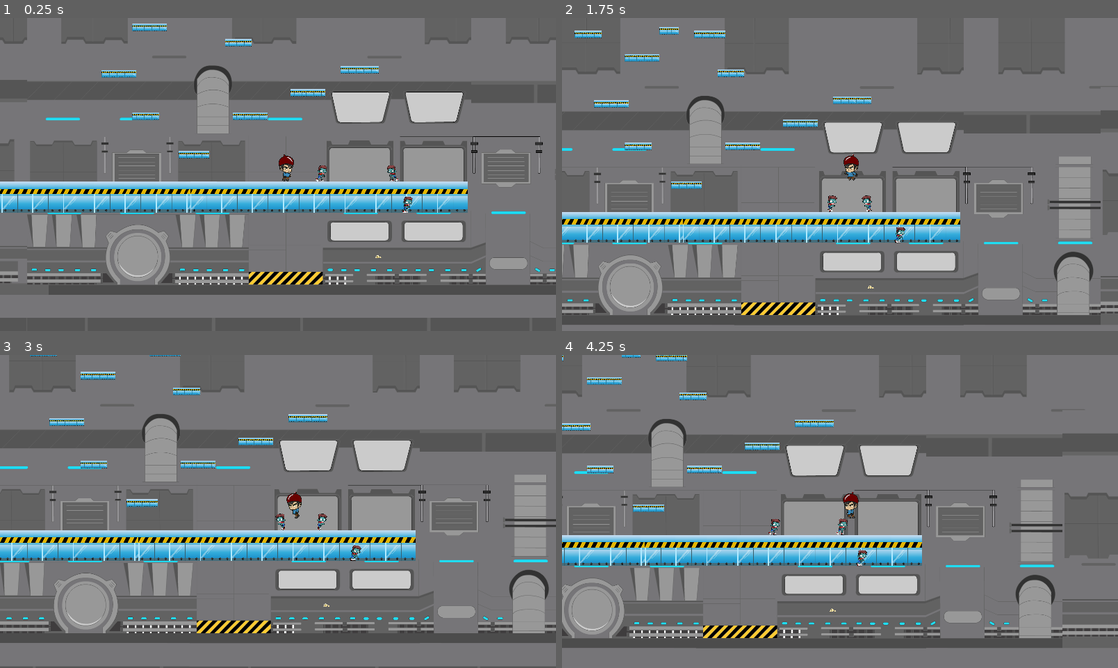
Above: before the commit, frames 1-4 (two rows, left to right).
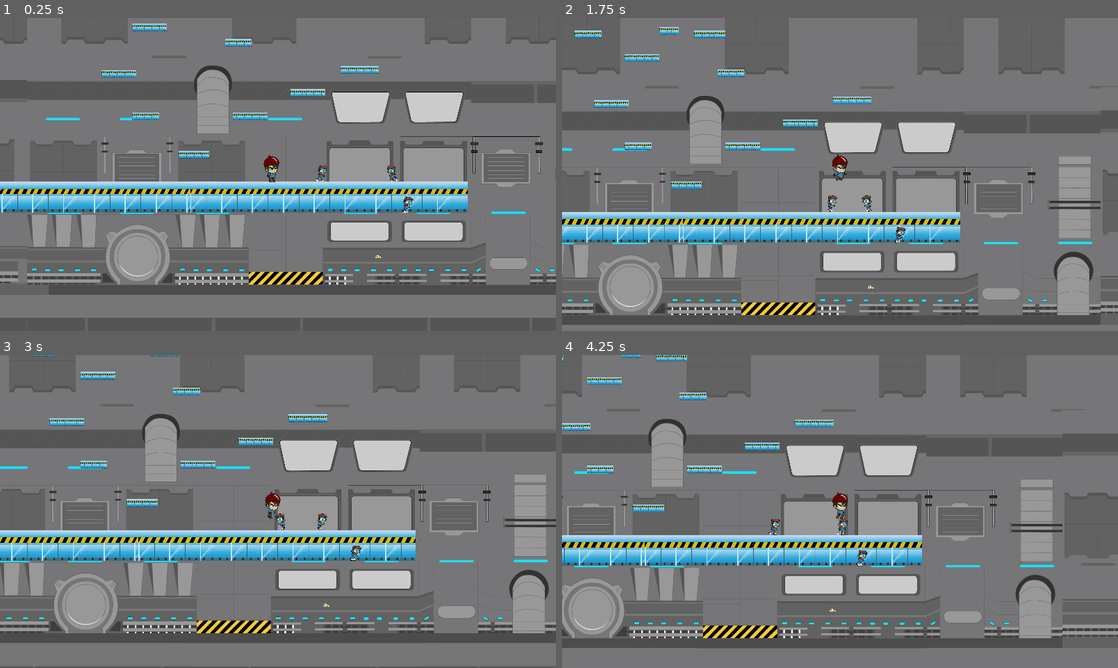
Above: after the commit, the same moments.

Repository: Codian99/godot-gamedev
Game: Godot game, scene res://Scenes/GamePlay.tscn
The game is run twice, just before and just after one commit, with the same random seed, the same clock (stepped at 60 frames per second) and the same inputs.
Inputs:
- Up to frame 1 (0.25 s): no input
- Up to frame 2 (1.75 s): hold D (right) from 0.53 s (still down); tap S (idle) at 0.6, 1.55 s; tap Space (jump) at 0.77, 0.8, 1.07, 1.35, 1.52 s
- Up to frame 3 (3 s): tap Space (jump) at 1.82, 2.3 s; release D (right) at 2.03 s; hold A (left) 2.03-2.78 s; tap E (fire) at 2.1 s; hold D (right) from 2.78 s (still down); tap S (idle) at 2.85 s
- Up to frame 4 (4.25 s): keep holding D (right); tap Space (jump) at 3.02, 3.32, 3.77, 3.8, 4.07 s; tap S (idle) at 3.6 s

The runs differ from the first frame. In frame 1, 0.3% of the frame differs, in the area x 47-75%, y 43-62%; in frame 2, 0.3%; in frame 3, 0.3%; in frame 4, 0.3%.

Commit message:
bug fixed

Diff:
--- a/Animations/Player.tres
+++ b/Animations/Player.tres
@@ -35,7 +35,7 @@
 "frames": [ ExtResource( 36 ), ExtResource( 33 ), ExtResource( 18 ), ExtResource( 26 ), ExtResource( 34 ), ExtResource( 7 ), ExtResource( 32 ), ExtResource( 16 ), ExtResource( 27 ), ExtResource( 35 ) ],
 "loop": true,
 "name": "Idle",
-"speed": 10.0
+"speed": 5.0
 }, {
 "frames": [ ExtResource( 17 ), ExtResource( 5 ), ExtResource( 8 ), ExtResource( 3 ), ExtResource( 19 ), ExtResource( 21 ), ExtResource( 2 ), ExtResource( 31 ) ],
 "loop": true,
--- a/Scenes/GamePlay.tscn
+++ b/Scenes/GamePlay.tscn
@@ -511,11 +511,10 @@
 shape = SubResource( 12 )
 
 [node name="PlayerSprites" type="AnimatedSprite" parent="Player/CollisionShape2D"]
-position = Vector2( 32, -33.0662 )
+position = Vector2( 4, -32.064 )
 scale = Vector2( 0.128, 0.128 )
 frames = ExtResource( 10 )
-animation = "Idle"
-frame = 6
+animation = "Shoot"
 playing = true
 
 [node name="ShootPosRight" type="Node2D" parent="Player"]
@@ -547,7 +546,7 @@
 scale = Vector2( 0.128, 0.128 )
 frames = ExtResource( 42 )
 animation = "Attack"
-frame = 7
+frame = 5
 playing = true
 
 [node name="Zombie3" type="KinematicBody2D" parent="."]
@@ -566,7 +565,7 @@
 scale = Vector2( 0.128, 0.128 )
 frames = ExtResource( 42 )
 animation = "Idle"
-frame = 9
+frame = 11
 playing = true
 
 [node name="Zombie2" type="KinematicBody2D" parent="."]
@@ -585,5 +584,5 @@
 scale = Vector2( 0.128, 0.128 )
 frames = ExtResource( 42 )
 animation = "Idle"
-frame = 9
+frame = 11
 playing = true
--- a/Scripts/Player.gd
+++ b/Scripts/Player.gd
@@ -23,8 +23,6 @@
 	velocity.x = 0
 
 
-
-	var idle = Input.is_action_just_pressed("idle")
 	var jump = Input.is_action_just_pressed("jump")
 	var right = Input.is_action_pressed("right")
 	var left = Input.is_action_pressed('left')
@@ -32,13 +30,13 @@
 	shoot = Input.is_action_just_pressed("fire")
 
 
-	if (is_on_floor() || doublejumpcount ==1 )and jump:
+	if (is_on_floor() || doublejumpcount==1 )and jump:
 		velocity.y=jump_speed
 		doublejumpcount+=1
 
 	if right:
 		velocity.x += run_speed
-		isRight=false
+		isRight=true
 		if is_on_floor():
 			play_player_ani(1,isRight)
 
@@ -59,7 +57,7 @@
 
 	if velocity.is_equal_approx(Vector2.ZERO):
 		doublejumpcount=0
-		if isPlaying(animations[4]):
+		if !isPlaying(animations[4]):
 			play_player_ani(0, isRight)
 
 	if shoot:
@@ -76,7 +74,7 @@
 	$CollisionShape2D/PlayerSprites.flip_h=!_isRight
 
 func isPlaying(aniName:String)->bool :
-	if aniName == $CollisionShape2D/PlayerSprites.animation and $CollisionShape2D/PlayerSprites.frame>4:
+	if aniName == $CollisionShape2D/PlayerSprites.animation and $CollisionShape2D/PlayerSprites.frame>1:
 		return true
 	return false
 
